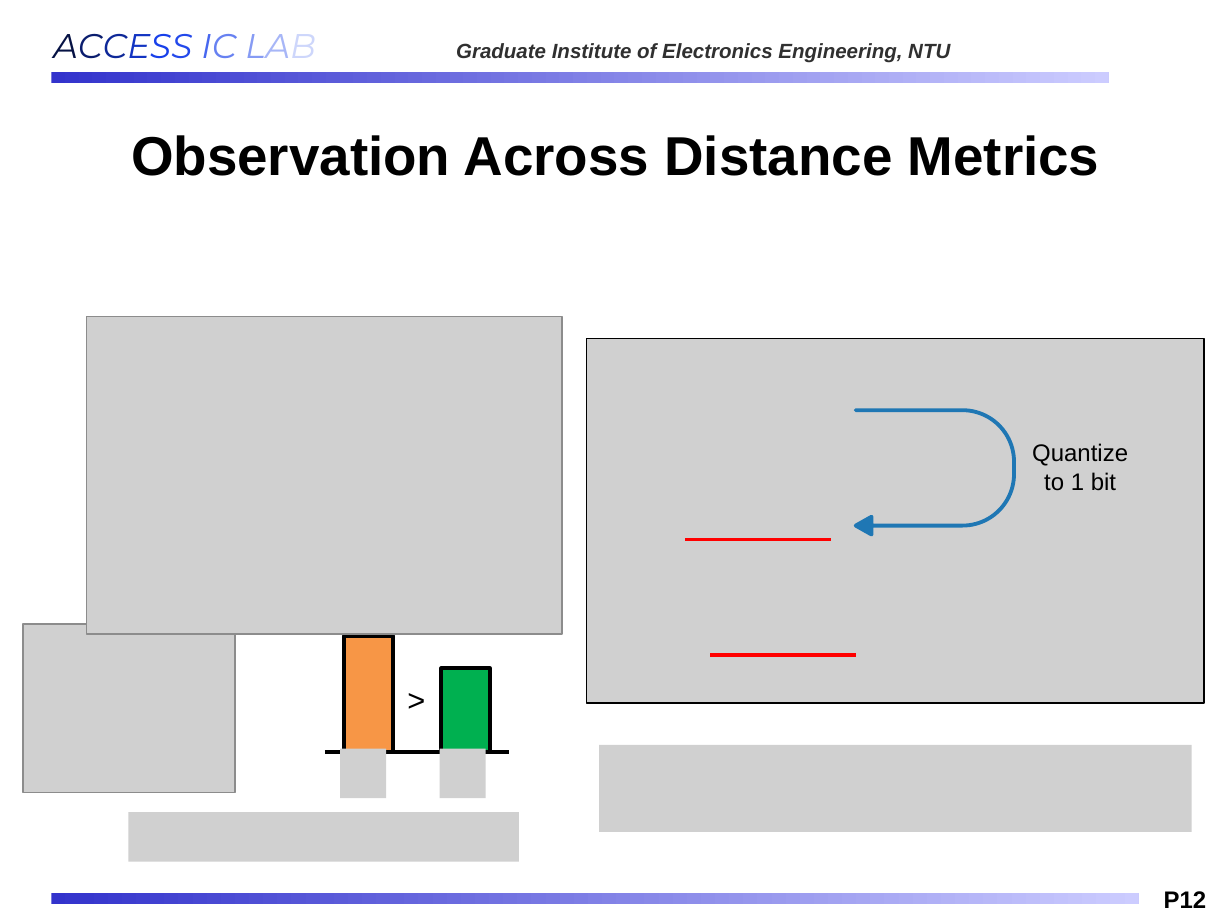
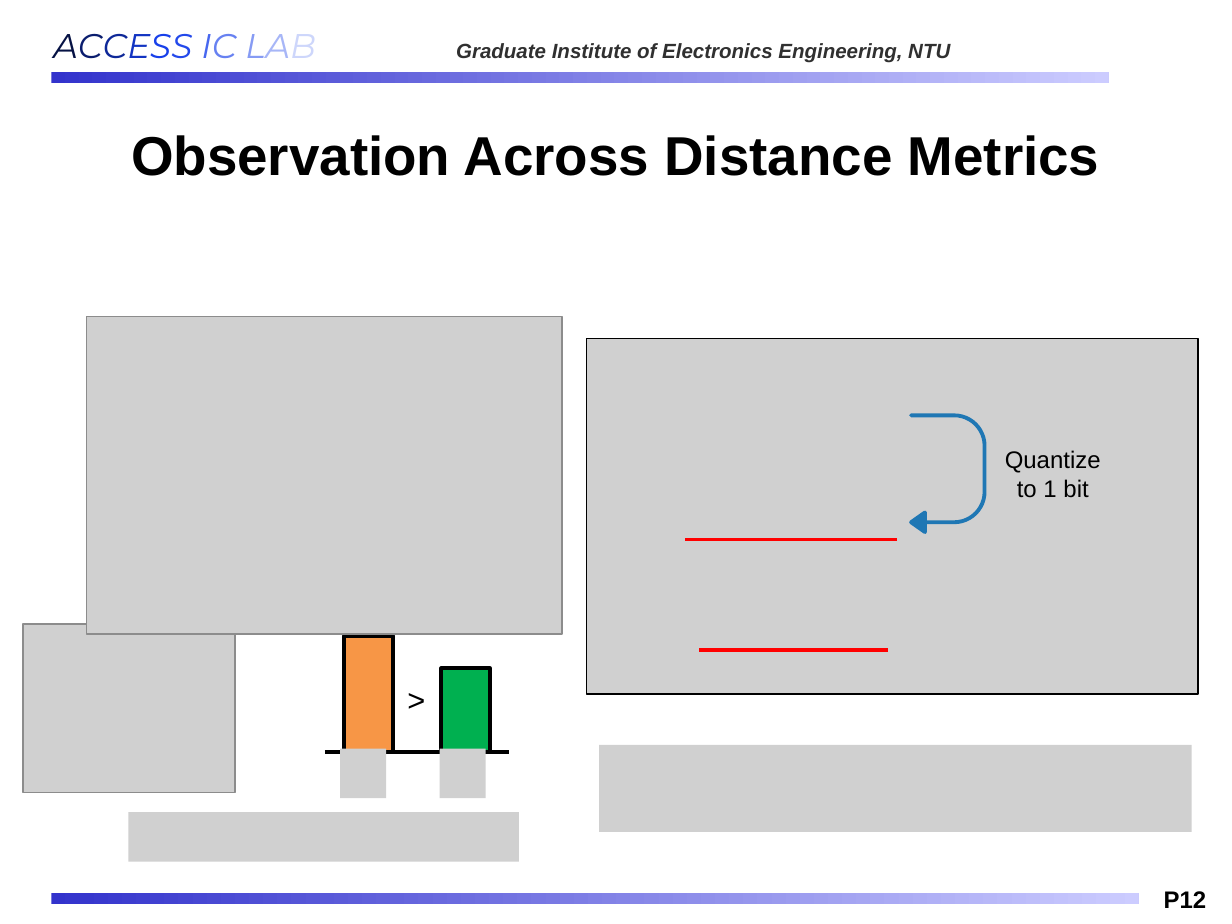
Before and after one commit to Oniontow/AndyWu_Project, a slide deck: slide 12 of b11901027_王仁軒.pptx. Drawn at 1232x924 pixels with LibreOffice and Linux fonts; fonts in the diff are those of the drawing; grey boxes stand for pictures; background and template pictures are left out. Boxes give left, top, right and bottom in pixels: in the first picture for what was removed or moved away, otherwise in the second. Text is boxed around its words. In the diff, an @@ line names an element or a change of style, - is before the commit and + after.

```diff
--- a/b11901027_王仁軒.pptx
+++ b/b11901027_王仁軒.pptx
@@ picture: place and size @@
-picture at box(586, 339, 1204, 703)
+picture at box(586, 339, 1198, 695)
@@ uturn arrow: place and size @@
-uturn arrow at box(855, 410, 1014, 535)
+uturn arrow at box(911, 416, 985, 533)
@@ uturn arrow at box(911, 416, 985, 533): proportions changed @@
@@ text "Quantize to 1 bit": place and size @@
-text "Quantize to 1 bit" at box(1032, 443, 1128, 491)
+text "Quantize to 1 bit" at box(1005, 450, 1101, 498)
@@ line moved from (685, 540) - (830, 540) to (685, 540) - (897, 540) @@
@@ line moved from (711, 655) - (856, 655) to (700, 649) - (887, 649) @@
```
Also in this commit, not shown: 2 other slides changed, 2 slides added, 1 slide removed, 2 other files.
